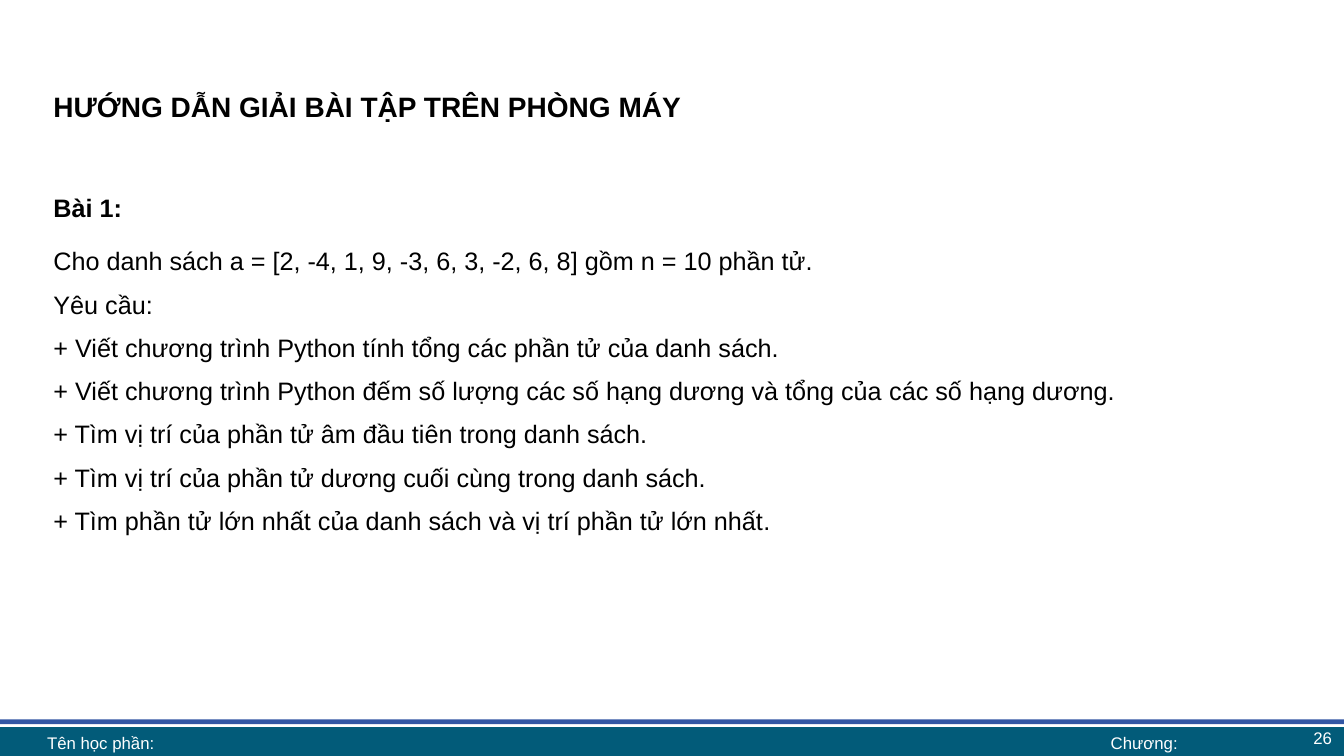
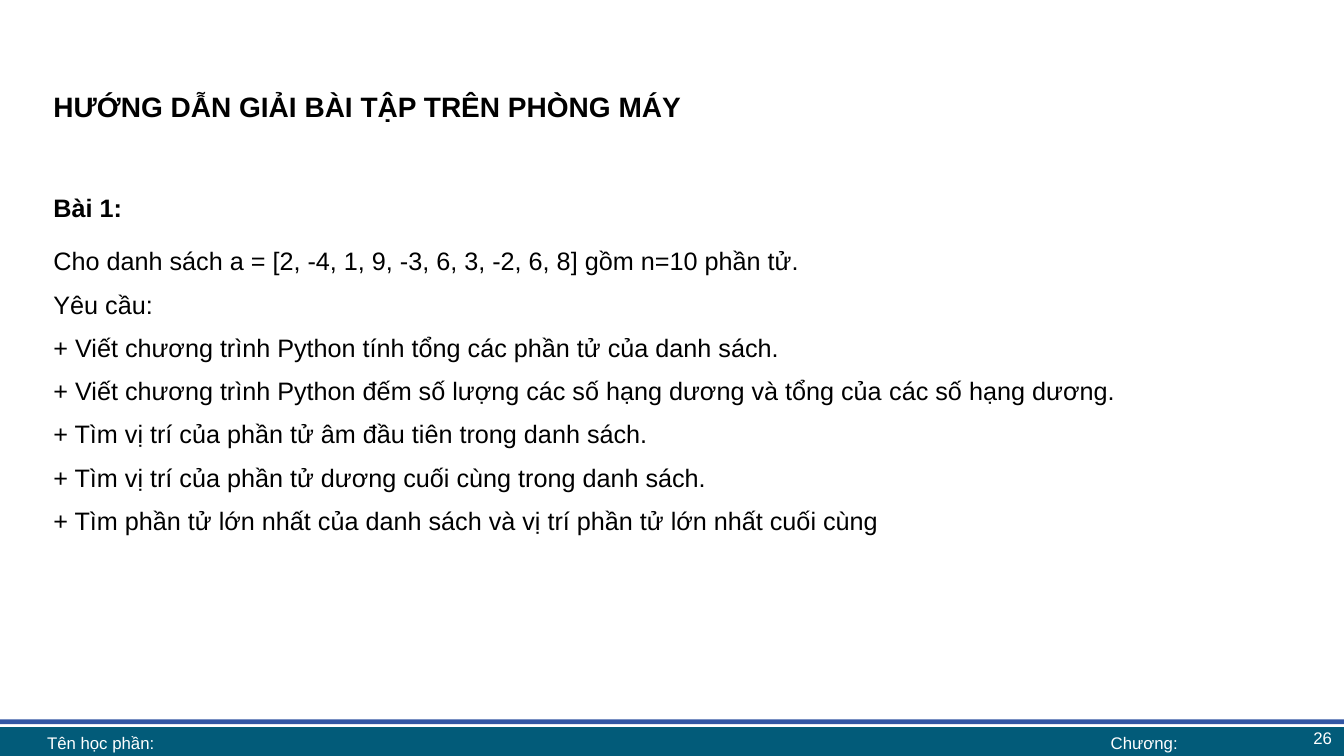
Before and after one commit to lhaaaaa/17A2-Ca-sang, a slide deck: slide 26 of Lab 6 + 7/Lab 6 bài giảng.pptx. Drawn at 1344x756 pixels with LibreOffice and Linux fonts; fonts in the diff are those of the drawing; background and template pictures are left out. Boxes give left, top, right and bottom in pixels: in the first picture for what was removed or moved away, otherwise in the second. Text is boxed around its words. In the diff, an @@ line names an element or a change of style, - is before the commit and + after.

```diff
--- a/Lab 6 + 7/Lab 6 bài giảng.pptx
+++ b/Lab 6 + 7/Lab 6 bài giảng.pptx
@@ text at (53,250,799,276): spaces changed @@
-Cho danh sách a = [2, -4, 1, 9, -3, 6, 3, -2, 6, 8] gồm n = 10 phần tử.
+Cho danh sách a = [2, -4, 1, 9, -3, 6, 3, -2, 6, 8] gồm n=10 phần tử.
@@ text at (75,510,878,536): text changed @@
-+ Tìm phần tử lớn nhất của danh sách và vị trí phần tử lớn nhất.
++ Tìm phần tử lớn nhất của danh sách và vị trí phần tử lớn nhất cuối cùng
```
Also in this commit, not shown: 9 other slides changed, 1 other file.
